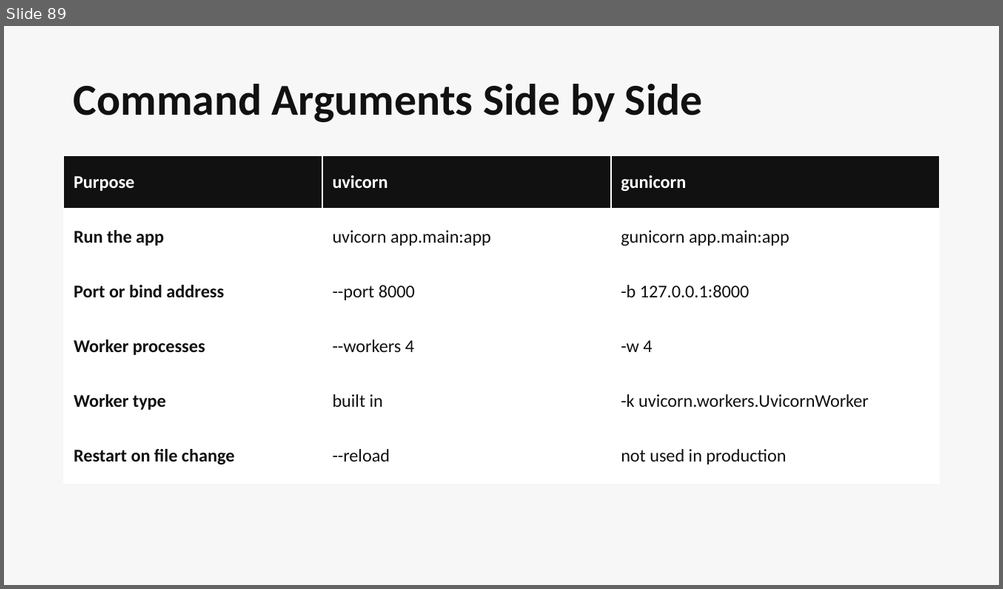
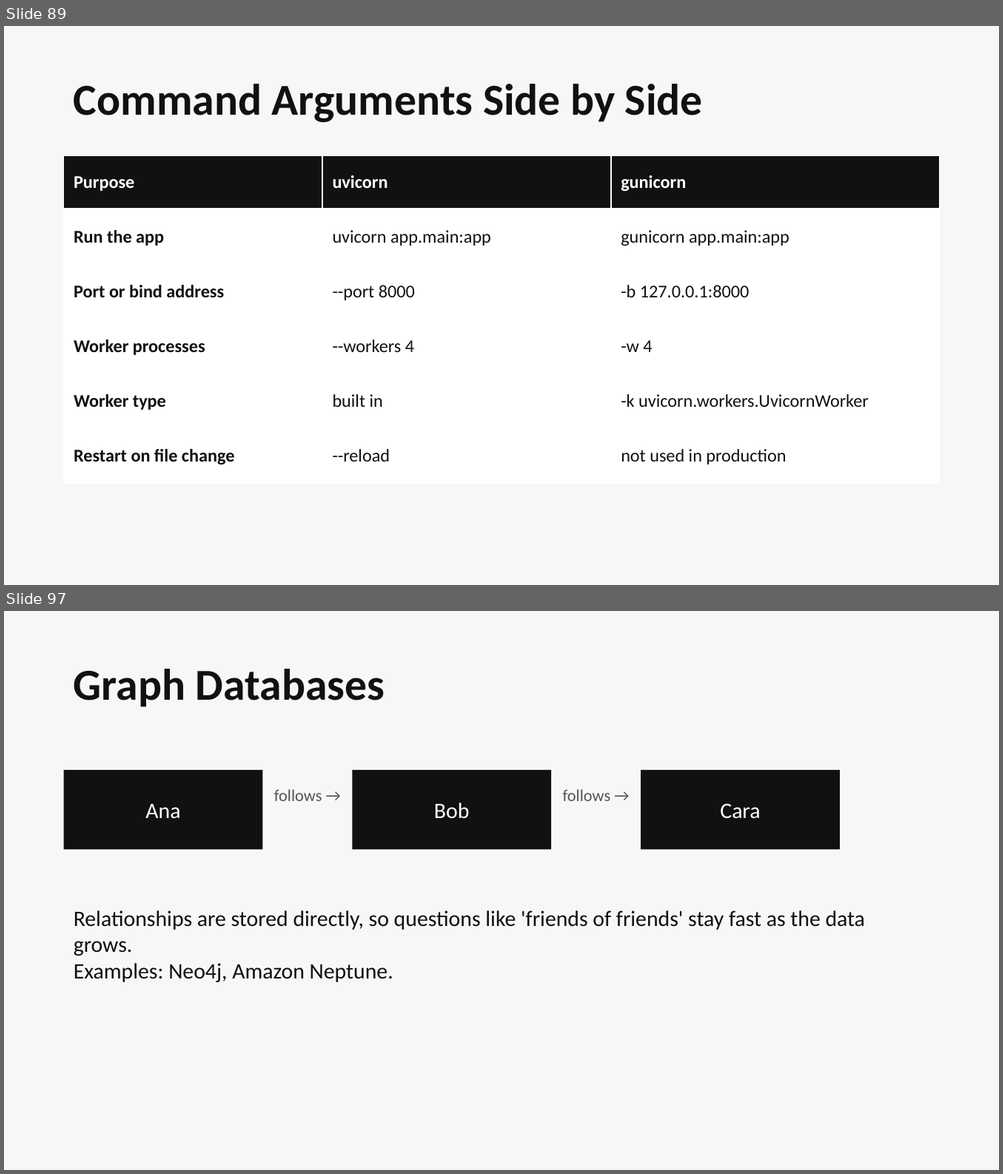
Before and after one commit to tusharvaswani714/backend-course, a slide deck: backend-course.pptx. Shown one above the other, each under a label of ours: slide 89 before the commit, slides 89 and 97 after it; the slides between them are not shown. The pictures are 1003x589 and 1003x1174 pixels, drawn with LibreOffice and Linux fonts; fonts in the diff are those of the drawing. Boxes give left, top, right and bottom in pixels: in the first picture for what was removed or moved away, otherwise in the second. Text is boxed around its words. In the diff, an @@ line names an element or a change of style, - is before the commit and + after.

```diff
--- a/backend-course.pptx
+++ b/backend-course.pptx
@@ slide 97 added at <box>4,611,999,1170</box>, background #F7F7F7 @@
@@ text added at <box>74,669,384,707</box>, 32 pt, text #111111, bold @@
+Graph Databases
@@ rectangle added at <box>64,770,262,850</box>, fill #111111, 16 pt, text #FFFFFF @@
+Ana
@@ rectangle added at <box>352,770,551,850</box>, fill #111111, 16 pt, text #FFFFFF @@
+Bob
@@ rectangle added at <box>640,770,839,850</box>, fill #111111, 16 pt, text #FFFFFF @@
+Cara
@@ text added at <box>274,789,322,801</box>, 12 pt, text #555555 @@
+follows →
@@ text added at <box>563,789,611,801</box>, 12 pt, text #555555 @@
+follows →
@@ text added at <box>74,911,865,982</box>, 16 pt, text #111111 @@
+Relationships are stored directly, so questions like 'friends of friends' stay fast as the data grows.
+Examples: Neo4j, Amazon Neptune.
```
Also in this commit, not shown: 1 slide changed, 70 other slides added, 2 other files.
